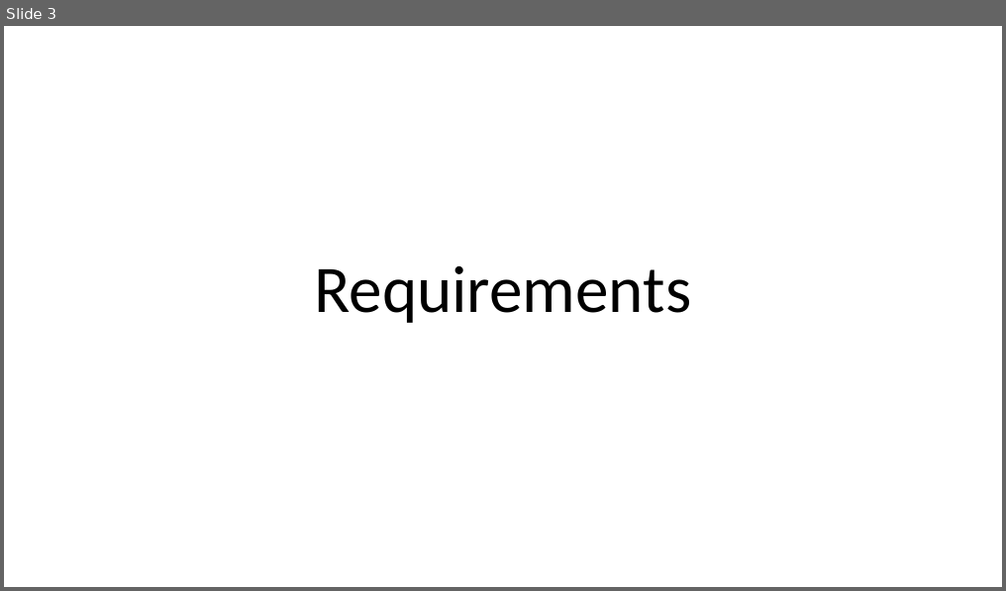
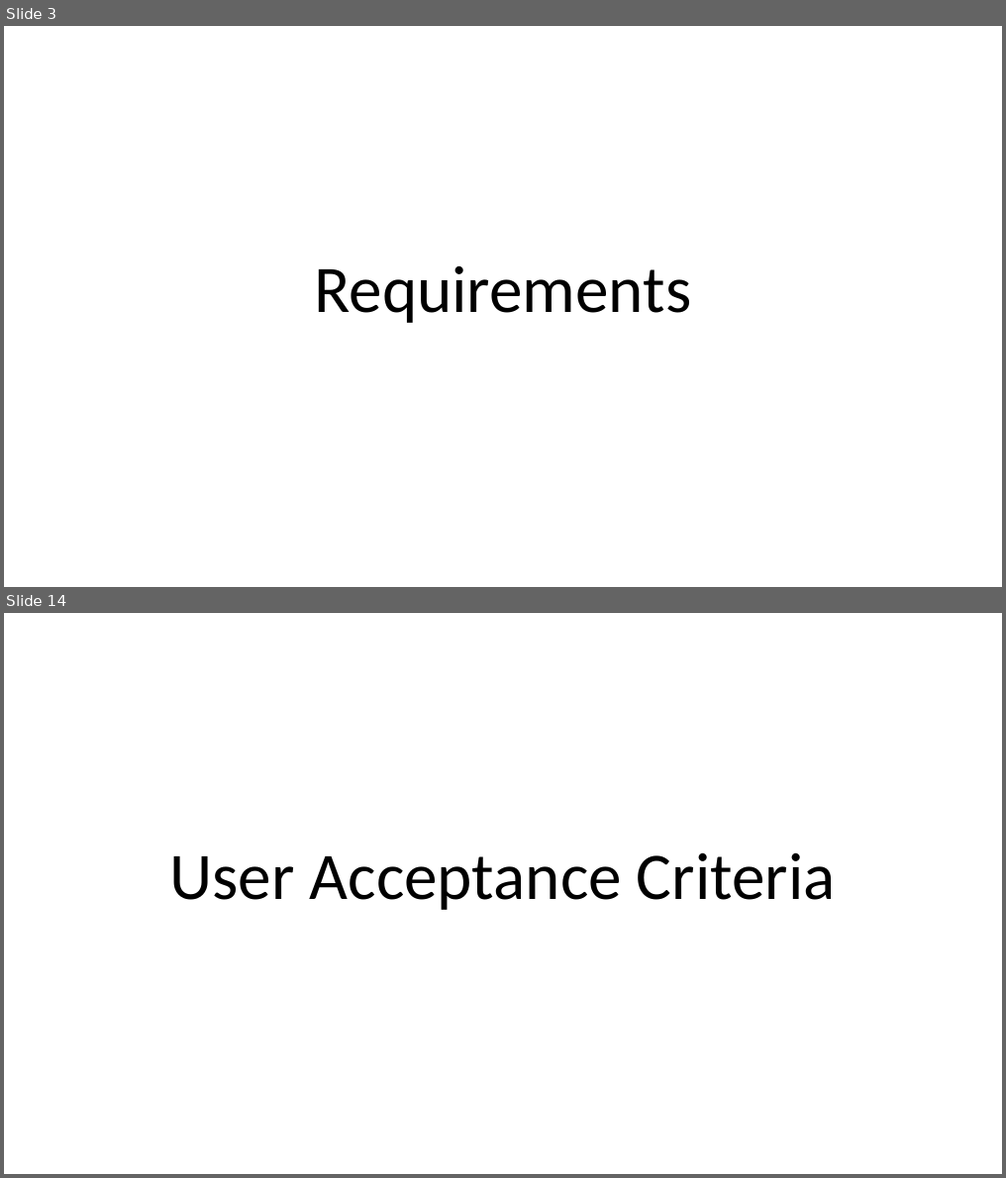
Before and after one commit to henryfallows13/Assesment3-DoghnutOrderSystem, a slide deck: Henry/Ford Order System Preasentation .pptx. Shown one above the other, each under a label of ours: slide 3 before the commit, slides 3 and 14 after it; the slides between them are not shown. The pictures are 1006x591 and 1006x1178 pixels, drawn with LibreOffice and Linux fonts; fonts in the diff are those of the drawing. Boxes give left, top, right and bottom in pixels: in the first picture for what was removed or moved away, otherwise in the second. Text is boxed around its words. In the diff, an @@ line names an element or a change of style, - is before the commit and + after.

```diff
--- a/Henry/Ford Order System Preasentation .pptx
+++ b/Henry/Ford Order System Preasentation .pptx
@@ slide 14 added at (x1=4, y1=613, x2=1002, y2=1174), background #FFFFFF @@
@@ title added at (x1=169, y1=853, x2=836, y2=910), 128 pt, text #000000 @@
+User Acceptance Criteria
```
Also in this commit, not shown: 8 slides changed, 9 other slides added, 2 other files.
